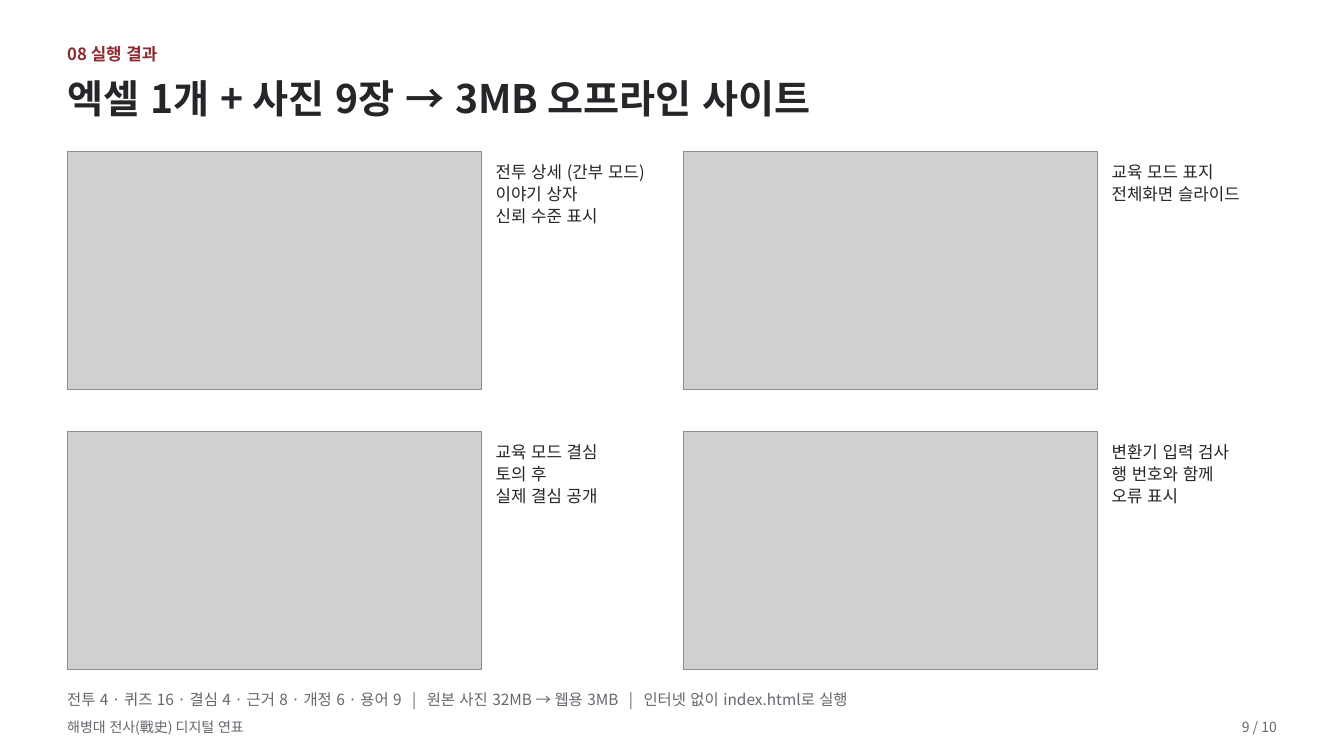
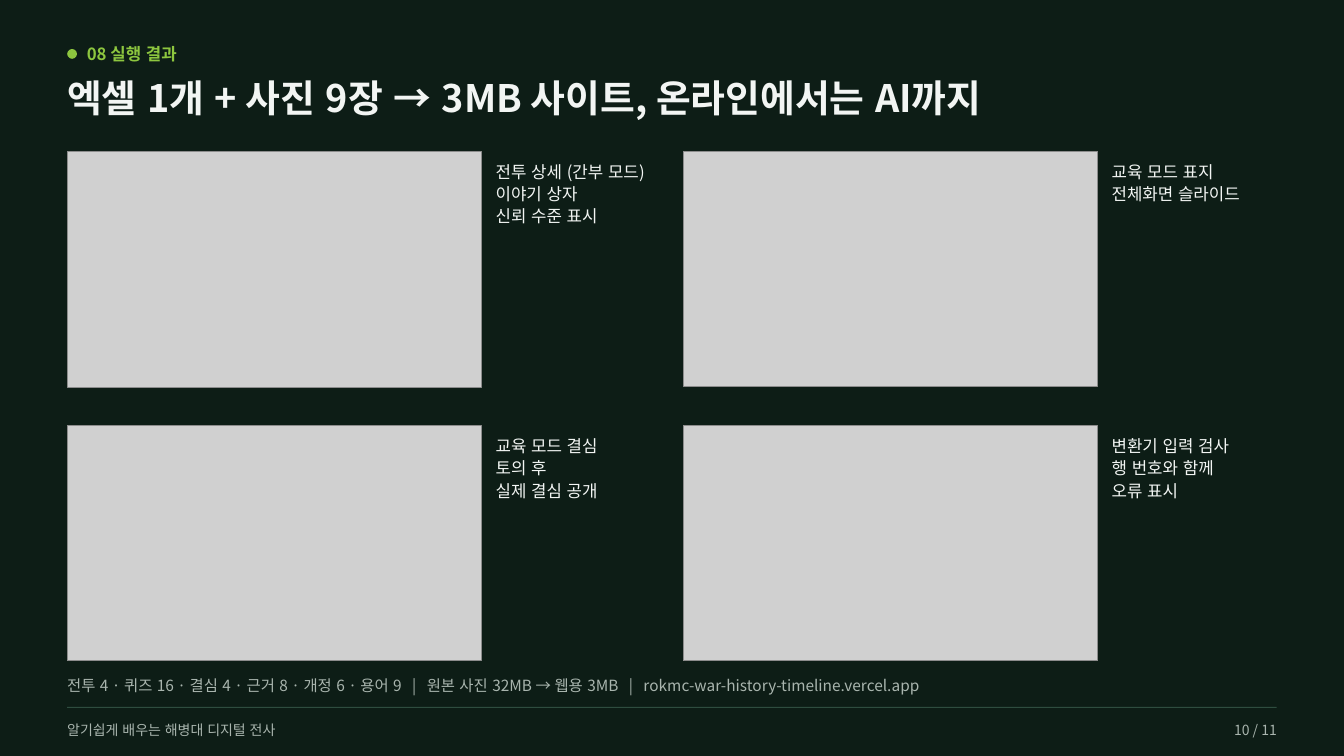
Before and after one commit to redala0012-beep/aaa, a slide deck: slide 10 of docs/발표자료.pptx (slide 9 before the commit). Drawn at 1344x756 pixels with LibreOffice and Linux fonts; fonts in the diff are those of the drawing; grey boxes stand for pictures. Boxes give left, top, right and bottom in pixels: in the first picture for what was removed or moved away, otherwise in the second. Text is boxed around its words. In the diff, an @@ line names an element or a change of style, - is before the commit and + after.

Commit message:
발표자료: 제목 '알기쉽게 배우는 해병대 디지털 전사', 갤러리용 표지 추가, SKKU 갤러리 색상, AI 기능 반영

```diff
--- a/docs/발표자료.pptx
+++ b/docs/발표자료.pptx
@@ background #FFFFFF to #0D1D16 @@
@@ ellipse added at (68, 49, 78, 59), fill #8DC63F @@
@@ text "08 실행 결과": place and size @@
-text "08 실행 결과" at (67, 46, 157, 62)
+text "08 실행 결과" at (87, 46, 177, 62)
@@ text "08 실행 결과" at (87, 46, 177, 62): text colour #8E2A2F to #8DC63F @@
@@ text at (67, 80, 981, 120): text changed; size 28 to 27 pt; text colour #26262A to #F2F5F3 @@
-엑셀 1개 + 사진 9장 → 3MB 오프라인 사이트
+엑셀 1개 + 사진 9장 → 3MB 사이트, 온라인에서는 AI까지
@@ picture: place and size @@
-picture at (68, 432, 482, 669)
+picture at (68, 425, 482, 660)
@@ text colour #26262A to #F2F5F3 in 4 elements at (496, 164, 645, 224), (1112, 164, 1240, 202), (1112, 438, 1229, 499), (496, 438, 598, 499) @@
@@ picture: place and size @@
-picture at (684, 432, 1098, 669)
+picture at (684, 425, 1098, 660)
@@ text at (67, 678, 919, 695): text changed; text colour #66666E to #A9B5AE @@
-전투 4 · 퀴즈 16 · 결심 4 · 근거 8 · 개정 6 · 용어 9 | 원본 사진 32MB → 웹용 3MB | 인터넷 없이 index.html로 실행
+전투 4 · 퀴즈 16 · 결심 4 · 근거 8 · 개정 6 · 용어 9 | 원본 사진 32MB → 웹용 3MB | rokmc-war-history-timeline.vercel.app
@@ rectangle added at (68, 707, 1277, 708), fill #2E4D3F @@
@@ text at (67, 723, 276, 736): text changed; text colour #66666E to #A9B5AE @@
-해병대 전사(戰史) 디지털 연표
+알기쉽게 배우는 해병대 디지털 전사
@@ text at (1234, 724, 1277, 735): text changed; text colour #66666E to #A9B5AE @@
-9 / 10
+10 / 11
```
Also in this commit, not shown: 8 other slides changed, 2 slides added, 1 slide removed, 4 other files.
